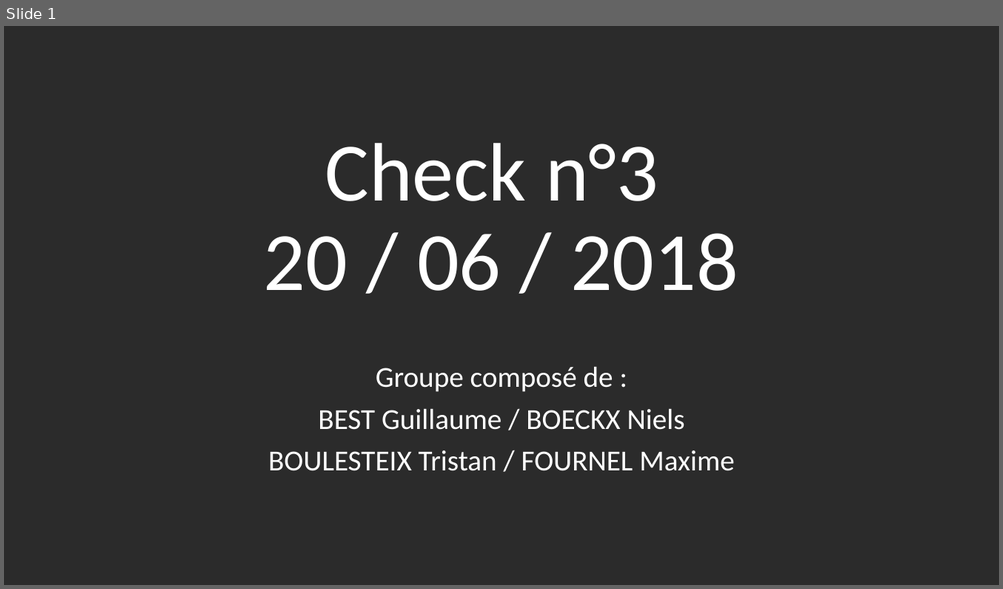
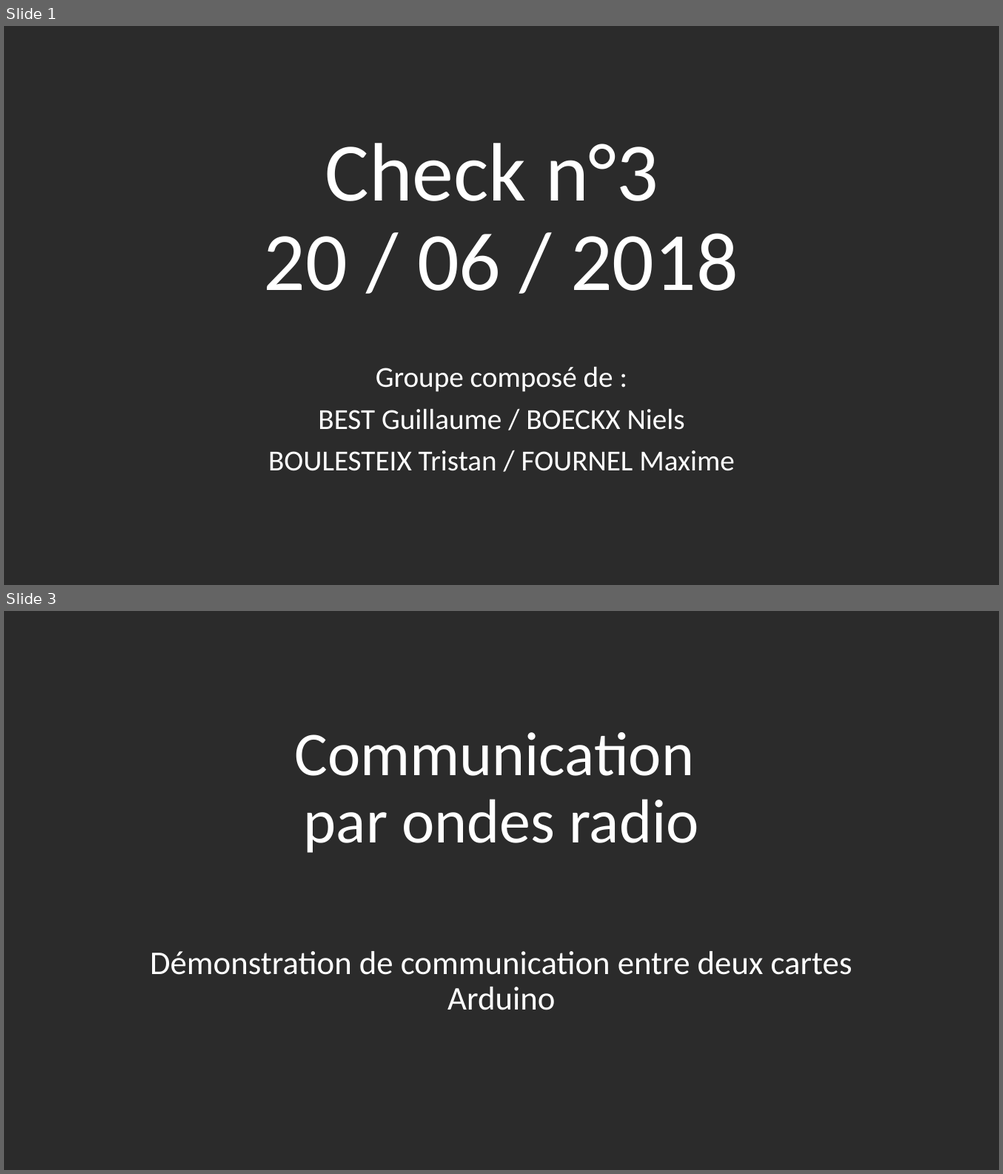
Before and after one commit to TristanBoulesteix/codes, a slide deck: Check.pptx. Shown one above the other, each under a label of ours: slide 1 before the commit, slides 1 and 3 after it; the slides between them are not shown. The pictures are 1003x589 and 1003x1174 pixels, drawn with LibreOffice and Linux fonts; fonts in the diff are those of the drawing; background and template pictures are left out; a plain dark background stands for a picture behind light text. Boxes give left, top, right and bottom in pixels: in the first picture for what was removed or moved away, otherwise in the second. Text is boxed around its words. In the diff, an @@ line names an element or a change of style, - is before the commit and + after.

```diff
--- a/Check.pptx
+++ b/Check.pptx
@@ slide 3 added at <box>4,611,999,1170</box>, background picture (left out) @@
@@ title added at <box>294,732,698,853</box>, 60 pt, text #FFFFFF @@
+Communication
+par ondes radio
@@ subtitle added at <box>150,951,852,1011</box>, 32 pt, text #FFFFFF @@
+Démonstration de communication entre deux cartes Arduino
```
Also in this commit, not shown: 3 other slides added, 2 slides removed.
